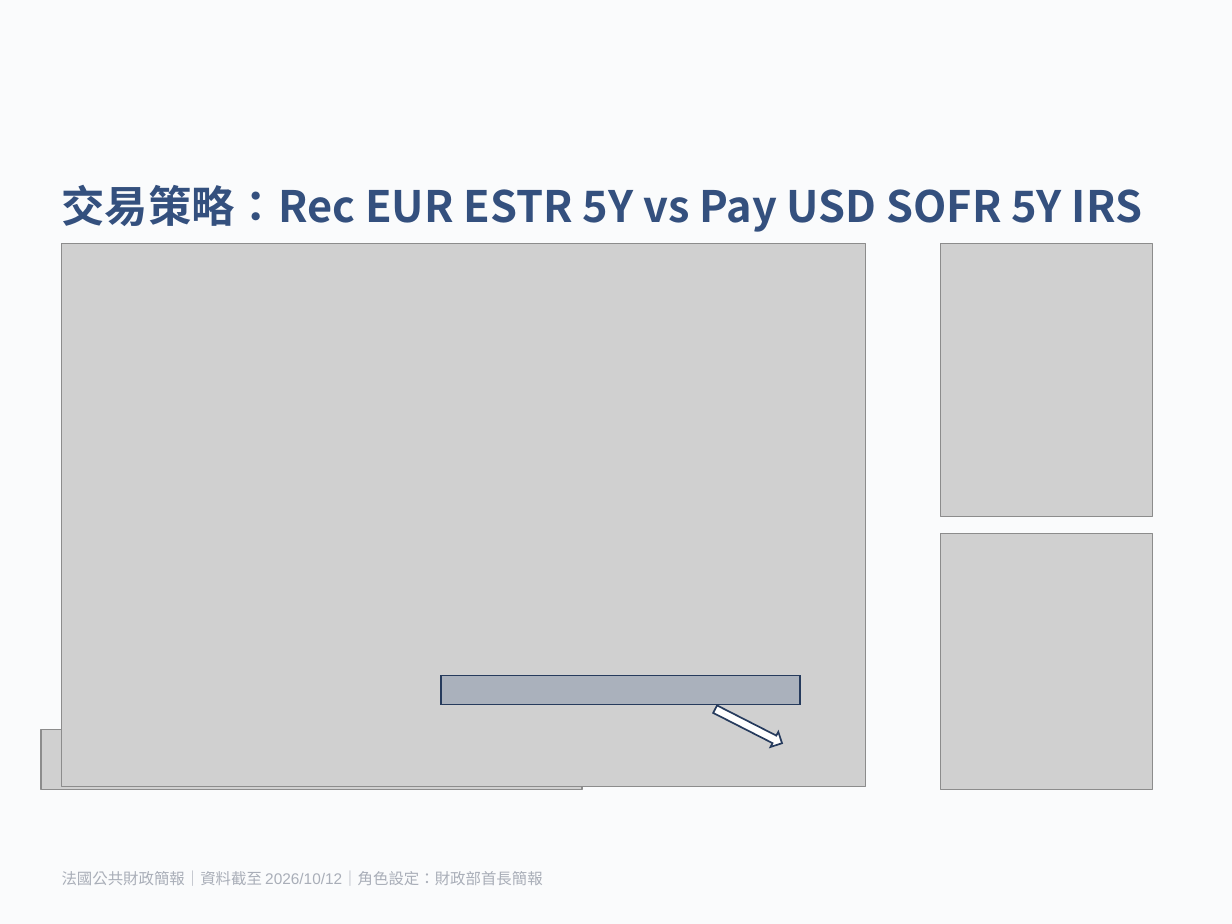
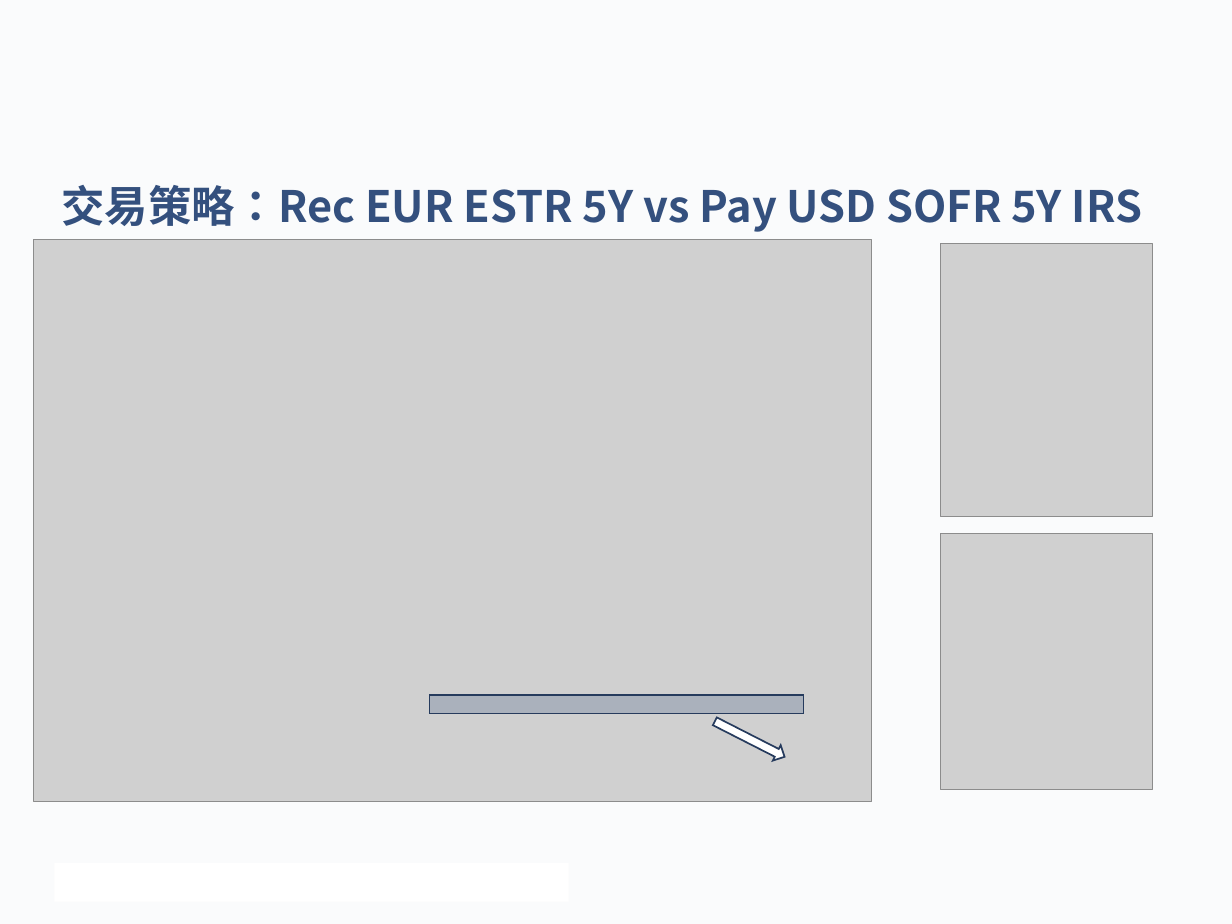
Before and after one commit to mark838308/Mark-Wang, a slide deck: slide 7 of 交易策略_20261102.pptx. Drawn at 1232x924 pixels with LibreOffice and Linux fonts; fonts in the diff are those of the drawing; grey boxes stand for pictures. Boxes give left, top, right and bottom in pixels: in the first picture for what was removed or moved away, otherwise in the second. Text is boxed around its words. In the diff, an @@ line names an element or a change of style, - is before the commit and + after.

```diff
--- a/交易策略_20261102.pptx
+++ b/交易策略_20261102.pptx
@@ picture: place and size @@
-picture at <box>62,244,866,787</box>
+picture at <box>34,239,872,801</box>
@@ rectangle: place and size @@
-rectangle at <box>441,675,800,705</box>
+rectangle at <box>430,695,804,713</box>
@@ right arrow: place and size @@
-right arrow at <box>711,702,786,752</box>
+right arrow at <box>711,714,788,765</box>
@@ picture removed at <box>41,729,582,790</box> @@
@@ rectangle added at <box>54,862,568,901</box>, fill #FFFFFF @@
@@ text removed at <box>62,871,542,886</box> @@
-法國公共財政簡報｜資料截至 2026/10/12｜角色設定：財政部首長簡報
```
Also in this commit, not shown: 2 other slides changed, 1 slide added, 1 slide removed.
